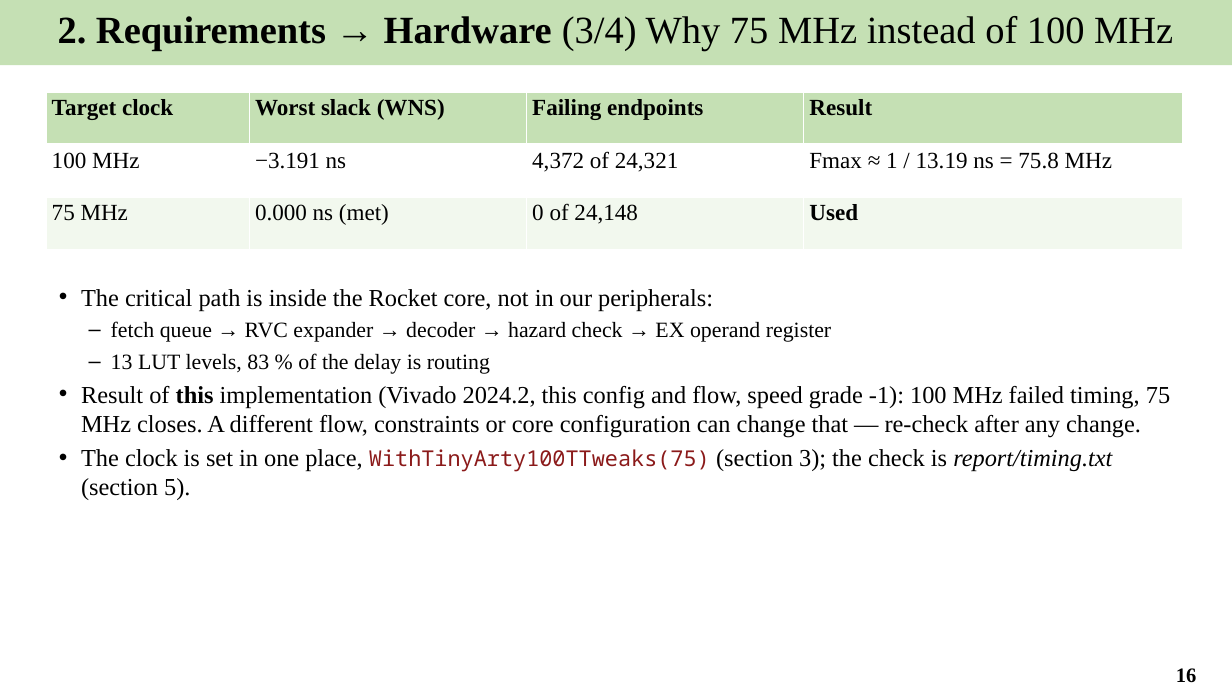
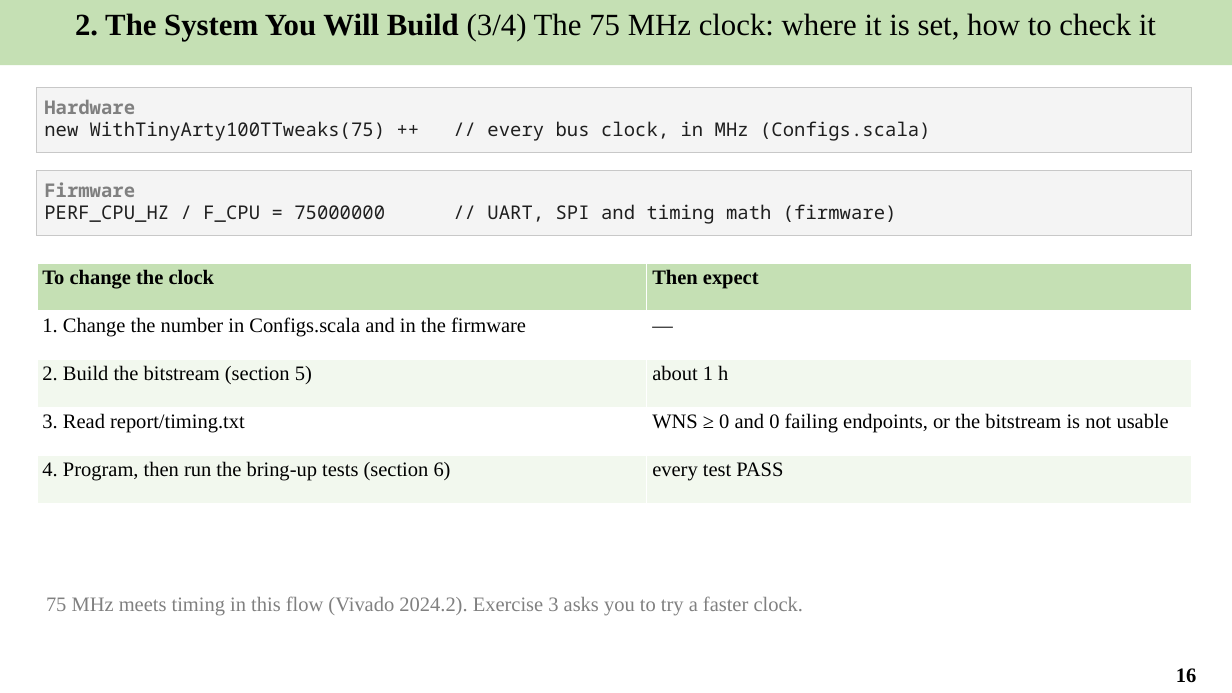
Before and after one commit to Khaiduy/chipyard-edhoc, a slide deck: slide 16 of fpga/sw/export/docs/slides/01_EDHOC_SoC_on_Arty_A7-100T.pptx. Drawn at 1232x693 pixels with LibreOffice and Linux fonts; fonts in the diff are those of the drawing. Boxes give left, top, right and bottom in pixels: in the first picture for what was removed or moved away, otherwise in the second. Text is boxed around its words. In the diff, an @@ line names an element or a change of style, - is before the commit and + after.

```diff
--- a/fpga/sw/export/docs/slides/01_EDHOC_SoC_on_Arty_A7-100T.pptx
+++ b/fpga/sw/export/docs/slides/01_EDHOC_SoC_on_Arty_A7-100T.pptx
@@ text in rectangle at [75,13,1156,41]: text changed; size 30 to 24 pt @@
-2. Requirements → Hardware (3/4) Why 75 MHz instead of 100 MHz
+2. The System You Will Build (3/4) The 75 MHz clock: where it is set, how to check it
@@ rectangle added at [37,88,1192,152], fill #F4F4F4, outline #C8C8C8 0.75 pt, 14.8 pt, text #1F1F1F @@
+Hardware
+new WithTinyArty100TTweaks(75) ++ // every bus clock, in MHz (Configs.scala)
@@ table removed at [46,92,1183,250], 3 rows, 4 columns @@
-Target clock | Worst slack (WNS) | Failing endpoints | Result
-100 MHz | −3.191 ns | 4,372 of 24,321 | Fmax ≈ 1 / 13.19 ns = 75.8 MHz
-75 MHz | 0.000 ns (met) | 0 of 24,148 | Used
@@ rectangle added at [37,171,1192,236], fill #F4F4F4, outline #C8C8C8 0.75 pt, 14.8 pt, text #1F1F1F @@
+Firmware
+PERF_CPU_HZ / F_CPU = 75000000 // UART, SPI and timing math (firmware)
@@ table added at [37,263,1192,504], 5 rows, 2 columns @@
+To change the clock | Then expect
+1. Change the number in Configs.scala and in the firmware | —
+2. Build the bitstream (section 5) | about 1 h
+3. Read report/timing.txt | WNS ≥ 0 and 0 failing endpoints, or the bitstream is not usable
+4. Program, then run the bring-up tests (section 6) | every test PASS
@@ text removed at [81,289,1170,500] @@
-• The critical path is inside the Rocket core, not in our peripherals:
-– fetch queue → RVC expander → decoder → hazard check → EX operand register
-– 13 LUT levels, 83 % of the delay is routing
-• Result of this implementation (Vivado 2024.2, this config and flow, speed grade -1): 100 MHz failed timing, 75 MHz closes. A different flow, constraints or core configuration can change that — re-check after any change.
-• The clock is set in one place, WithTinyArty100TTweaks(75) (section 3); the check is report/timing.txt (section 5).
@@ text added at [46,596,803,616], 16 pt, text #808080 @@
+75 MHz meets timing in this flow (Vivado 2024.2). Exercise 3 asks you to try a faster clock.
```
Also in this commit, not shown: 32 other slides changed, 1 slide added, 13 other files.
